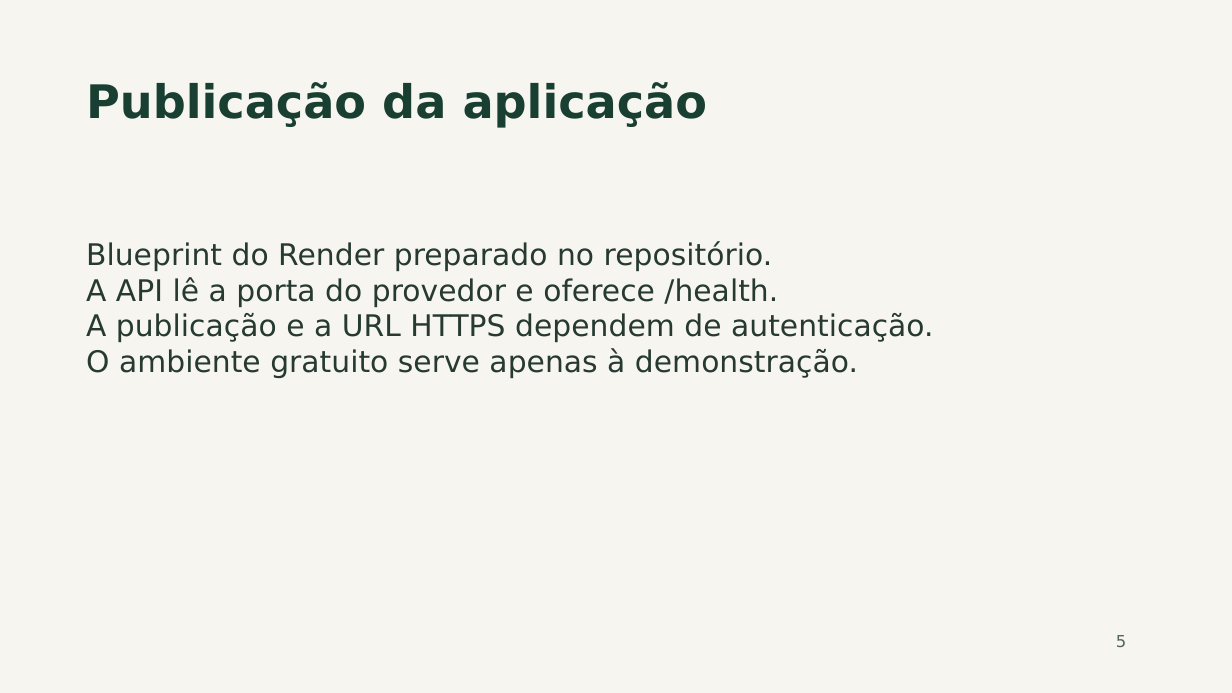
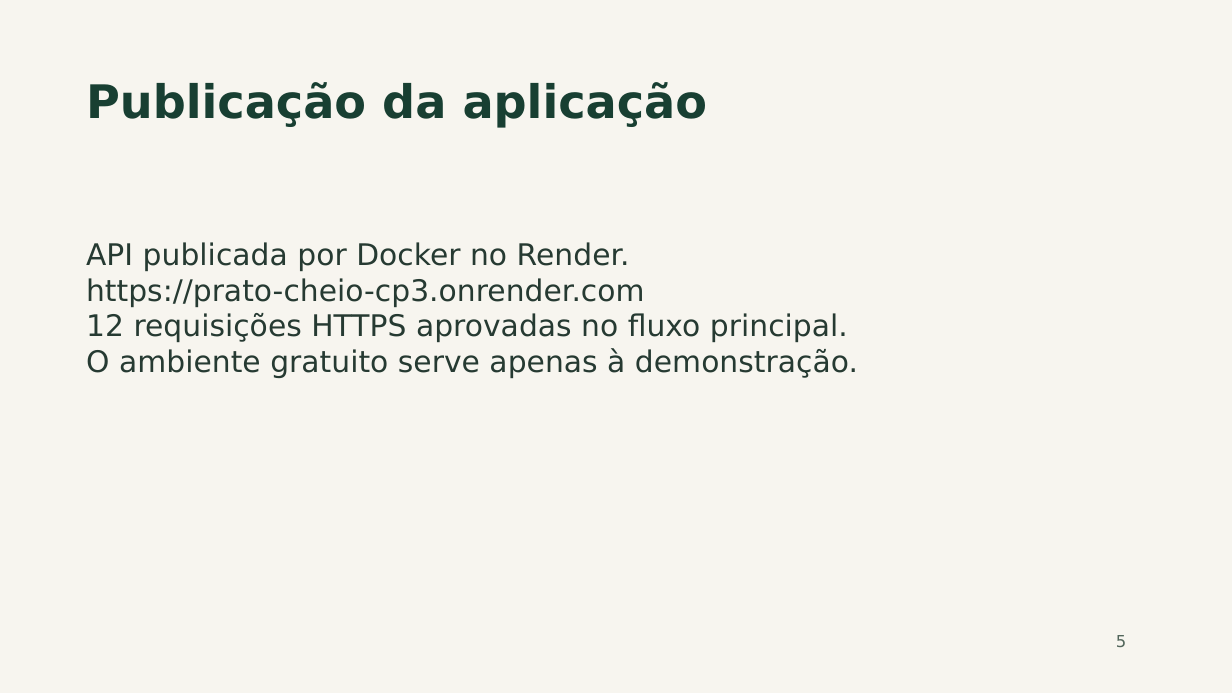
Before and after one commit to Cauasl17/prato-cheio-cp2, a slide deck: slide 5 of APRESENTACAO_CP3.pptx. Drawn at 1232x693 pixels with LibreOffice and Linux fonts; fonts in the diff are those of the drawing. Boxes give left, top, right and bottom in pixels: in the first picture for what was removed or moved away, otherwise in the second. Text is boxed around its words. In the diff, an @@ line names an element or a change of style, - is before the commit and + after.

Commit message:
Publica API no Render e registra fluxo HTTPS, acesso e evidências do CP3

```diff
--- a/APRESENTACAO_CP3.pptx
+++ b/APRESENTACAO_CP3.pptx
@@ text at (x1=86, y1=242, x2=848, y2=342): text changed @@
-Blueprint do Render preparado no repositório.
-A API lê a porta do provedor e oferece /health.
-A publicação e a URL HTTPS dependem de autenticação.
+API publicada por Docker no Render.
+https://prato-cheio-cp3.onrender.com
+12 requisições HTTPS aprovadas no fluxo principal.
```
Also in this commit, not shown: 11 other files.
